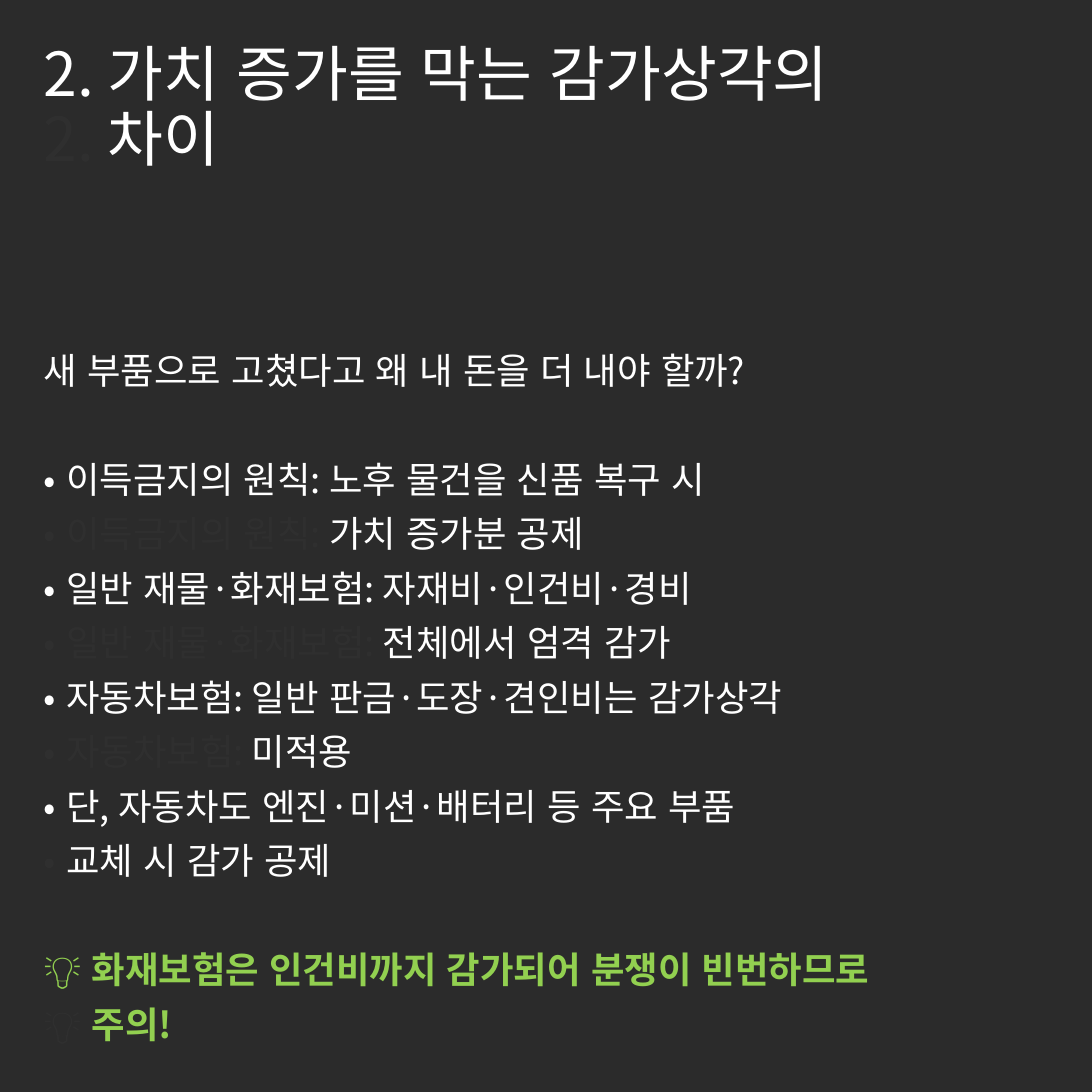
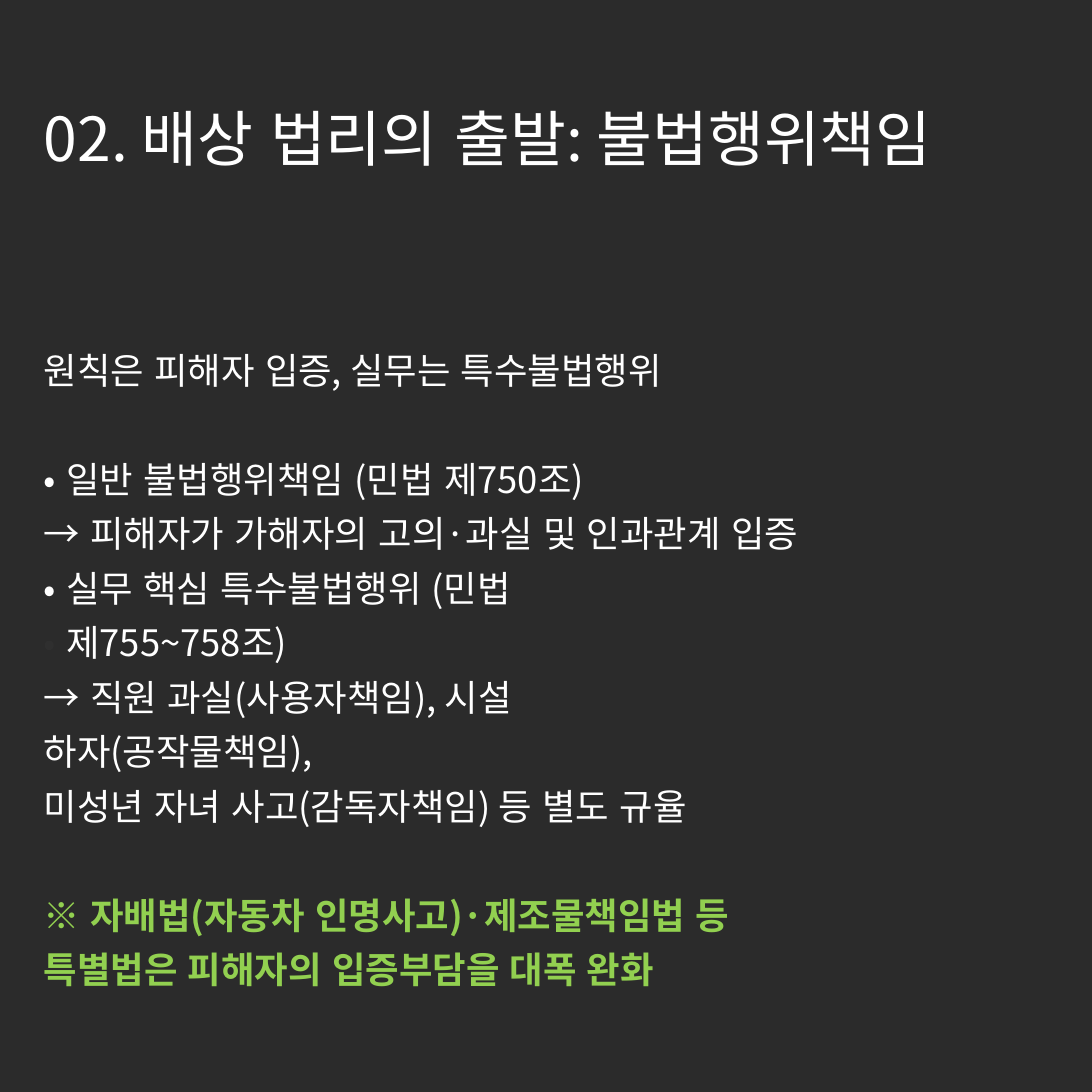
Before and after one commit to tladjuster00000029/brunch-SNS--auto, a slide deck: slide 3 of posts/images/generated_cards.pptx. Drawn at 1092x1092 pixels with LibreOffice and Linux fonts; fonts in the diff are those of the drawing; background and template pictures are left out; a plain dark background stands for a picture behind light text. Boxes give left, top, right and bottom in pixels: in the first picture for what was removed or moved away, otherwise in the second. Text is boxed around its words. In the diff, an @@ line names an element or a change of style, - is before the commit and + after.

```diff
--- a/posts/images/generated_cards.pptx
+++ b/posts/images/generated_cards.pptx
@@ title at (44,110,932,166): text changed @@
-2. 가치 증가를 막는 감가상각의
-2. 차이
+02. 배상 법리의 출발: 불법행위책임
@@ subtitle at (44,353,798,987): text changed @@
-새 부품으로 고쳤다고 왜 내 돈을 더 내야 할까?
-• 이득금지의 원칙: 노후 물건을 신품 복구 시
-• 이득금지의 원칙: 가치 증가분 공제
-• 일반 재물·화재보험: 자재비·인건비·경비
-• 일반 재물·화재보험: 전체에서 엄격 감가
-• 자동차보험: 일반 판금·도장·견인비는 감가상각
-• 자동차보험: 미적용
-• 단, 자동차도 엔진·미션·배터리 등 주요 부품
-• 교체 시 감가 공제
-💡 화재보험은 인건비까지 감가되어 분쟁이 빈번하므로
-💡 주의!
+원칙은 피해자 입증, 실무는 특수불법행위
+• 일반 불법행위책임 (민법 제750조)
+→ 피해자가 가해자의 고의·과실 및 인과관계 입증
+• 실무 핵심 특수불법행위 (민법
+• 제755~758조)
+→ 직원 과실(사용자책임), 시설
+하자(공작물책임),
+미성년 자녀 사고(감독자책임) 등 별도 규율
+※ 자배법(자동차 인명사고)·제조물책임법 등
+특별법은 피해자의 입증부담을 대폭 완화
```
Also in this commit, not shown: 4 other slides changed, 5 other files.
